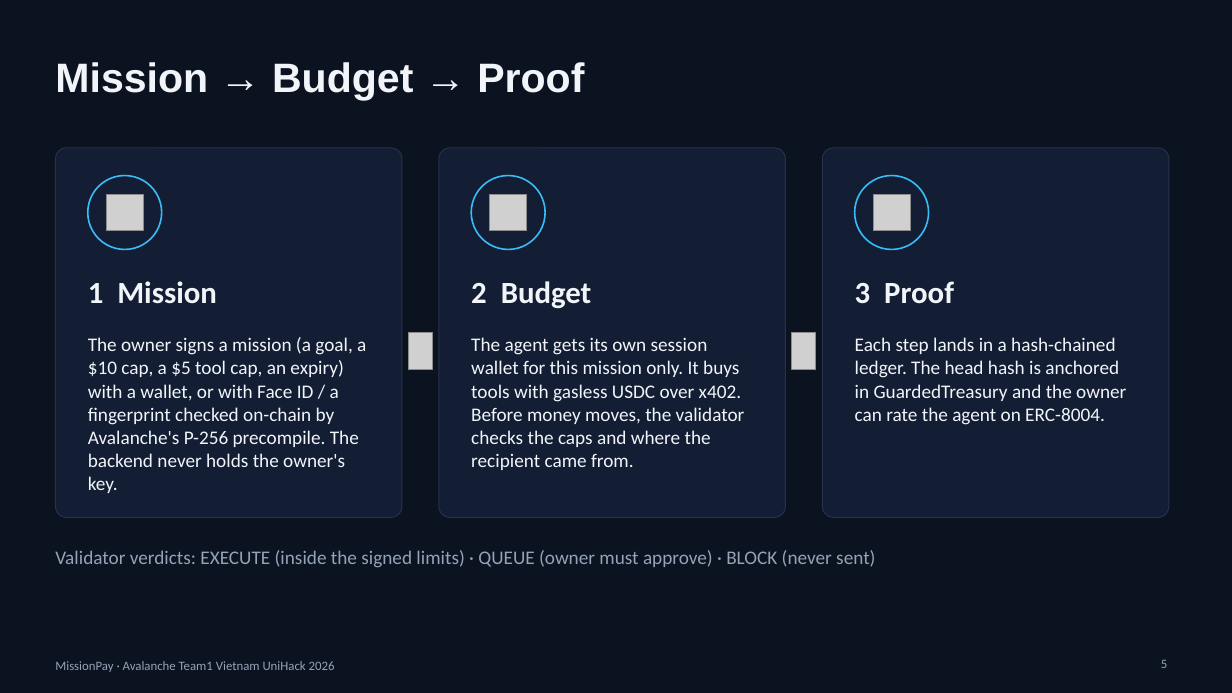
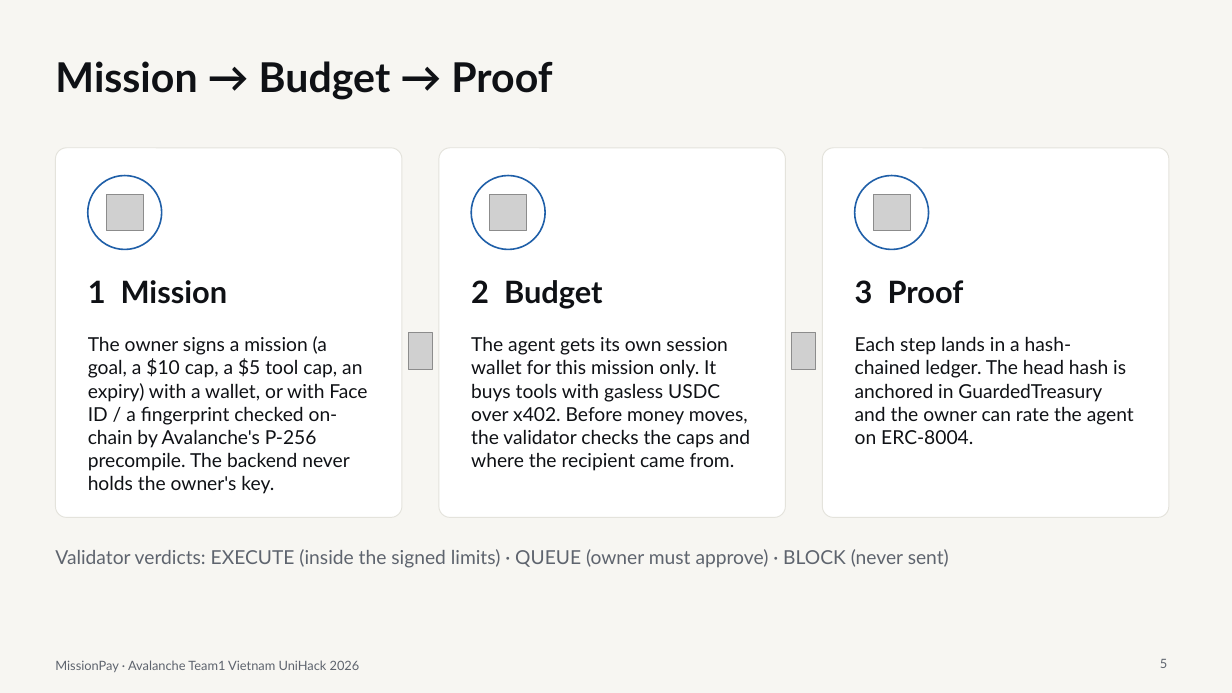
Before and after one commit to lenamkhanhh/UniHack, a slide deck: slide 5 of artifacts/submission-s1/MissionPay-pitch-deck-v2.pptx. Drawn at 1232x693 pixels with LibreOffice and Linux fonts; fonts in the diff are those of the drawing; grey boxes stand for pictures. Boxes give left, top, right and bottom in pixels: in the first picture for what was removed or moved away, otherwise in the second. Text is boxed around its words. In the diff, an @@ line names an element or a change of style, - is before the commit and + after.

```diff
--- a/artifacts/submission-s1/MissionPay-pitch-deck-v2.pptx
+++ b/artifacts/submission-s1/MissionPay-pitch-deck-v2.pptx
@@ background #0B1220 to #F7F6F2 @@
@@ title "Mission → Budget → Proof" at (x1=55, y1=61, x2=552, y2=100): font Arial to Lato, text colour #F1F5F9 to #0F1115 @@
@@ fill #131D33 to #FFFFFF; outline #26324D 0.75 pt to #E4E3DC 0.75 pt in 3 elements at (x1=55, y1=148, x2=402, y2=518), (x1=439, y1=148, x2=786, y2=518), (x1=823, y1=148, x2=1169, y2=518) @@
@@ fill #131D33 to #FFFFFF; outline #38BDF8 1.25 pt to #1F5FA8 1.25 pt in 3 elements at (x1=88, y1=176, x2=162, y2=250), (x1=471, y1=176, x2=545, y2=250), (x1=855, y1=176, x2=929, y2=250) @@
@@ font Calibri to Lato, text colour #F1F5F9 to #0F1115 in 6 elements at (x1=88, y1=280, x2=228, y2=304), (x1=88, y1=336, x2=367, y2=494), (x1=471, y1=280, x2=603, y2=309), (x1=471, y1=336, x2=750, y2=471), (x1=855, y1=280, x2=964, y2=304), (x1=855, y1=336, x2=1134, y2=444) @@
@@ font Calibri to Lato, text colour #94A3B8 to #5E646E in 3 elements at (x1=55, y1=549, x2=949, y2=568), (x1=1160, y1=659, x2=1167, y2=668), (x1=55, y1=660, x2=360, y2=672) @@
```
Also in this commit, not shown: 13 other slides changed, 11 other files.
